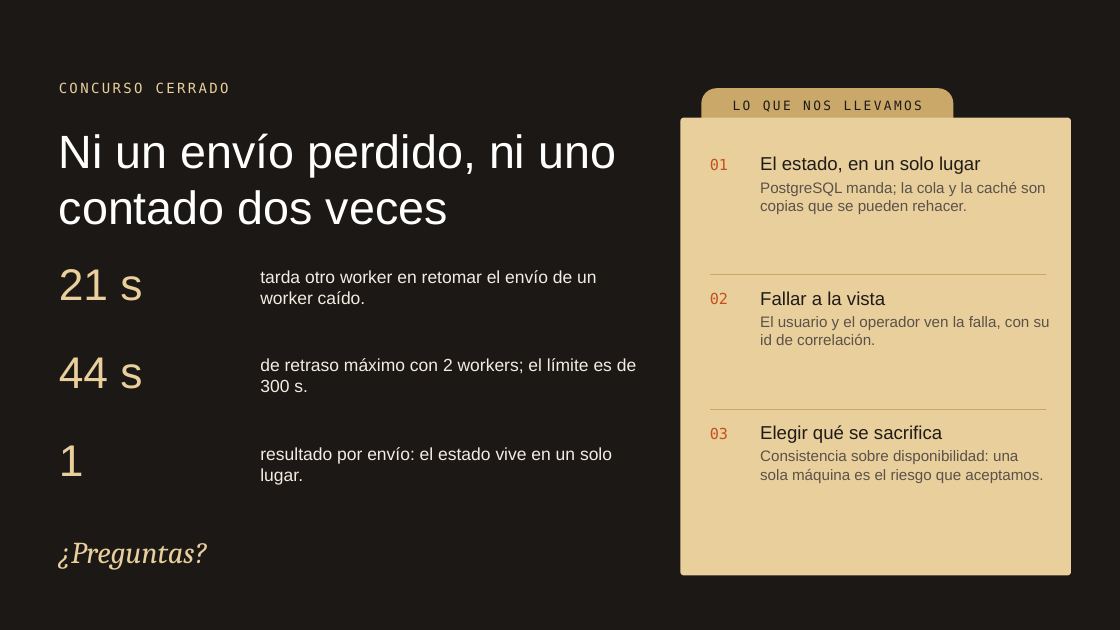
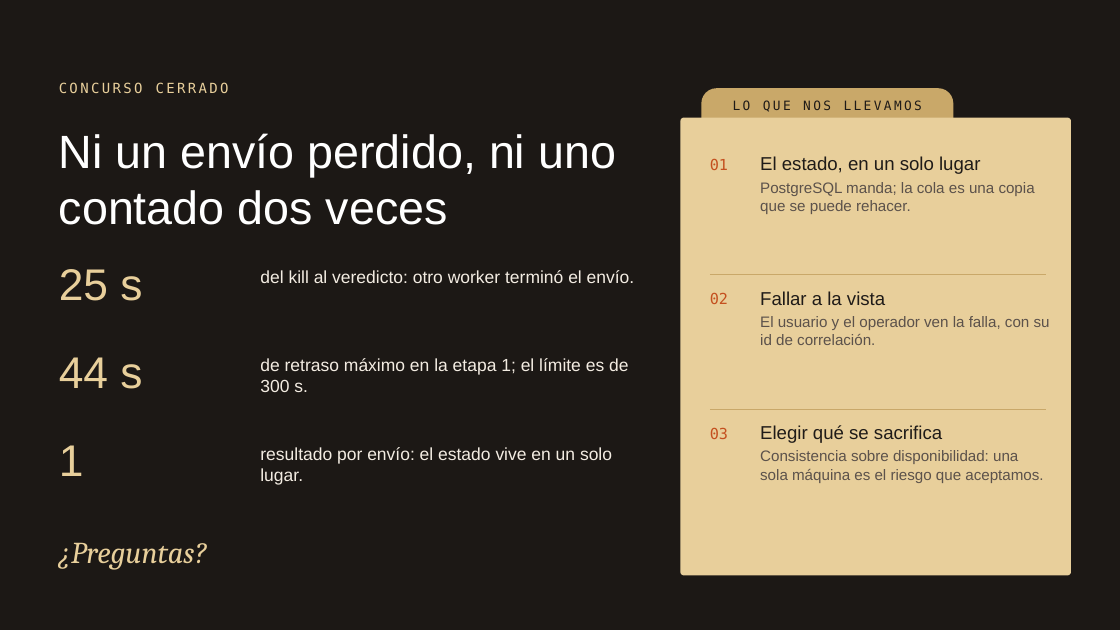
Before and after one commit to Delta2904/sd-2027-1-distrinubs, a slide deck: slide 18 of docs/pitch-distrinubs.pptx. Drawn at 1120x630 pixels with LibreOffice and Linux fonts; fonts in the diff are those of the drawing. Boxes give left, top, right and bottom in pixels: in the first picture for what was removed or moved away, otherwise in the second. Text is boxed around its words. In the diff, an @@ line names an element or a change of style, - is before the commit and + after.

Commit message:
Regenera el pitch con lo que corre en la etapa 2: números medidos, diapositiva de lo que sigue, plan B de la demo y notas del orador

```diff
--- a/docs/pitch-distrinubs.pptx
+++ b/docs/pitch-distrinubs.pptx
@@ text at [760,182,1035,214]: text changed @@
-PostgreSQL manda; la cola y la caché son copias que se pueden rehacer.
+PostgreSQL manda; la cola es una copia que se puede rehacer.
@@ text at [59,269,142,301]: text changed @@
-21 s
+25 s
@@ text at [260,270,635,283]: text changed @@
-tarda otro worker en retomar el envío de un worker caído.
+del kill al veredicto: otro worker terminó el envío.
@@ text at [260,358,628,392]: text changed @@
-de retraso máximo con 2 workers; el límite es de 300 s.
+de retraso máximo en la etapa 1; el límite es de 300 s.
```
Also in this commit, not shown: 17 other slides changed, 1 slide added.
